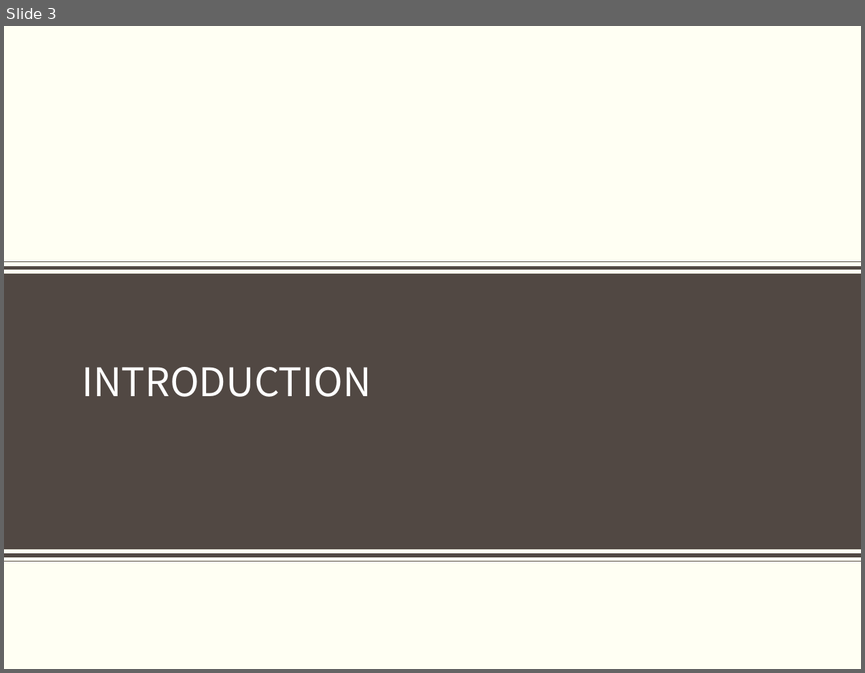
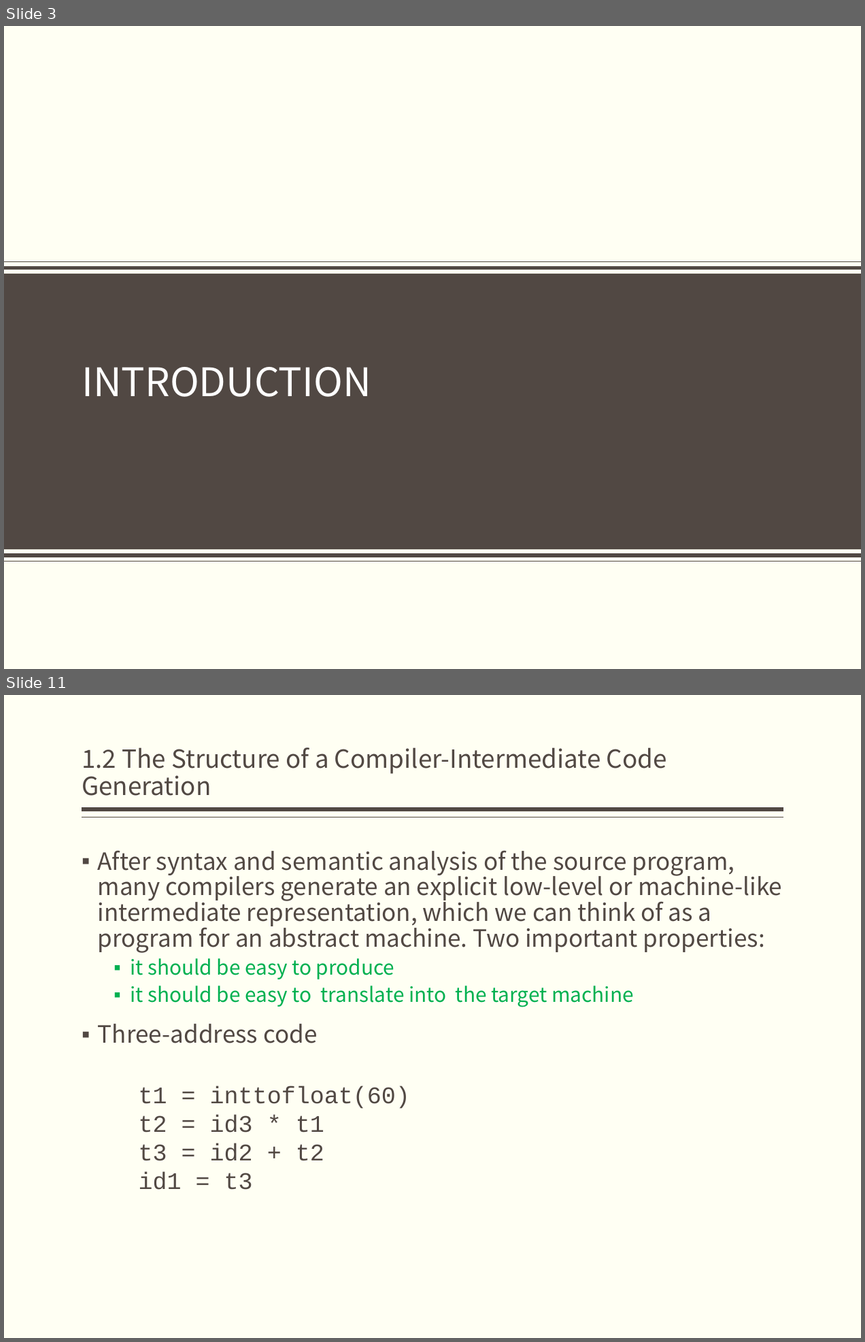
Before and after one commit to bonkboykz/jz81.github.io, a slide deck: course/compiler/LectureNotes/(Spring2017)Lecture1.pptx. Shown one above the other, each under a label of ours: slide 3 before the commit, slides 3 and 11 after it; the slides between them are not shown. The pictures are 865x673 and 865x1342 pixels, drawn with LibreOffice and Linux fonts; fonts in the diff are those of the drawing; background and template pictures are left out. Boxes give left, top, right and bottom in pixels: in the first picture for what was removed or moved away, otherwise in the second. Text is boxed around its words. In the diff, an @@ line names an element or a change of style, - is before the commit and + after.

```diff
--- a/course/compiler/LectureNotes/(Spring2017)Lecture1.pptx
+++ b/course/compiler/LectureNotes/(Spring2017)Lecture1.pptx
@@ slide 11 added at (x1=4, y1=695, x2=861, y2=1338), background #FFFFF3 @@
@@ title added at (x1=82, y1=747, x2=667, y2=796), 21 pt, text #514843 @@
+1.2 The Structure of a Compiler-Intermediate Code Generation
@@ line added from (784, 809) to (82, 809), #514843 3 pt @@
@@ line added from (784, 817) to (82, 817), #514843 1 pt @@
@@ text added at (x1=98, y1=850, x2=782, y2=1043), 20 pt, text #514843 @@
+▪ After syntax and semantic analysis of the source program, many compilers generate an explicit low-level or machine-like intermediate representation, which we can think of as a program for an abstract machine. Two important properties:
+  ▪ it should be easy to produce
+  ▪ it should be easy to translate into the target machine
+▪ Three-address code
@@ text added at (x1=139, y1=1086, x2=410, y2=1189), 20 pt, text #514843 @@
+t1 = inttofloat(60)
+t2 = id3 * t1
+t3 = id2 + t2
+id1 = t3
```
Also in this commit, not shown: 2 slides changed, 18 other slides added.
